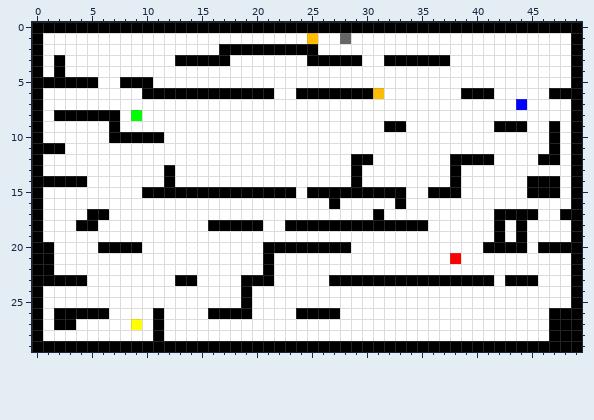
A pixel-art sprite gets an edit: res/maps/default.png. This is how it looked before the edit.
The file is 50x30 pixels.
Now the later version:
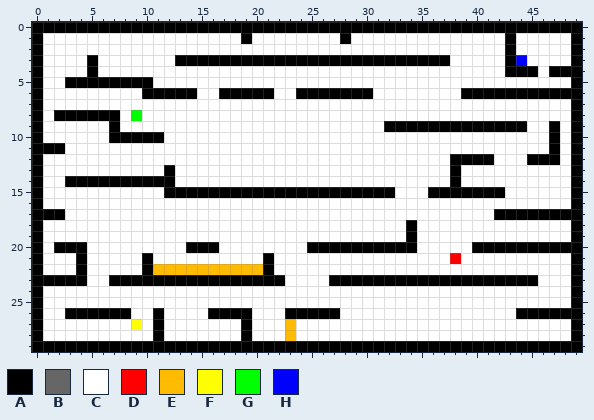
Palette (. is transparent): A #000000  B #666666  C #ffffff  D #ff0000  E #ffbb00  F #ffff00  G #00ff00  H #0000ff
Change:
y 1: x 19 C -> A; x 25 E -> C; x 28 B -> A; x 43 C -> A
y 2: x 17..25 AAAAAAAAA -> CCCCCCCCC; x 43 C -> A
y 3: x 2 A -> C; x 5 C -> A; x 18..24 CCCCCCC -> AAAAAAA; x 30..31 CC -> AA; x 43..44 CC -> AH
y 4: x 2 A -> C; x 5 C -> A; x 43..45 CCC -> AAA; x 47..48 CC -> AA
y 5: x 1..2 AA -> CC; x 6..7 CC -> AA
y 6: x 15..16 AA -> CC; x 31 E -> C; x 42..46 CCCCC -> AAAAA
y 7: x 44 H -> C
y 9: x 34..41 CCCCCCCC -> AAAAAAAA
y 12: x 29..30 AA -> CC; x 45 C -> A
y 13: x 29 A -> C
y 14: x 1..2 AA -> CC; x 5..11 CCCCCCC -> AAAAAAA; x 29 A -> C; x 45..47 AAA -> CCC
y 15: x 10..11 AA -> CC; x 24 C -> A; x 33 A -> C; x 39..42 CCCC -> AAAA; x 45..47 AAA -> CCC
y 16: x 27 A -> C; x 33 A -> C
y 17: x 1..2 CC -> AA; x 5..6 AA -> CC; x 31 A -> C; x 46..47 CC -> AA
y 18: x 4..5 AA -> CC; x 16..20 AAAAA -> CCCCC; x 23..33 AAAAAAAAAAA -> CCCCCCCCCCC; x 35 A -> C; x 42 A -> C; x 44 A -> C
y 19: x 34 C -> A; x 42 A -> C; x 44 A -> C
y 20: x 1..4 ACCC -> CAAA; x 6..9 AAAA -> CCCC; x 14..16 CCC -> AAA; x 21..24 AAAA -> CCCC; x 29..34 CCCCCC -> AAAAAA; x 40 C -> A; x 45 C -> A
y 21: x 1 A -> C; x 4 C -> A; x 10 C -> A
y 22: x 1 A -> C; x 4 C -> A; x 10..20 CCCCCCCCCCC -> AEEEEEEEEEE
y 23: x 7..12 CCCCCC -> AAAAAA; x 15..18 CCCC -> AAAA; x 22 C -> A; x 42 C -> A
y 24..25: x 19 A -> C
y 26: x 2 A -> C; x 7..8 CC -> AA; x 23 C -> A; x 44..46 CCC -> AAA
y 27: x 2..3 AA -> CC; x 19 C -> A; x 23 C -> E; x 47..48 AA -> CC
y 28: x 19 C -> A; x 23 C -> E; x 47..48 AA -> CC
Changed places in both pictures, as pixel boxes (x1, y1, x2, y2):
changed: (43, 33, 571, 341)
